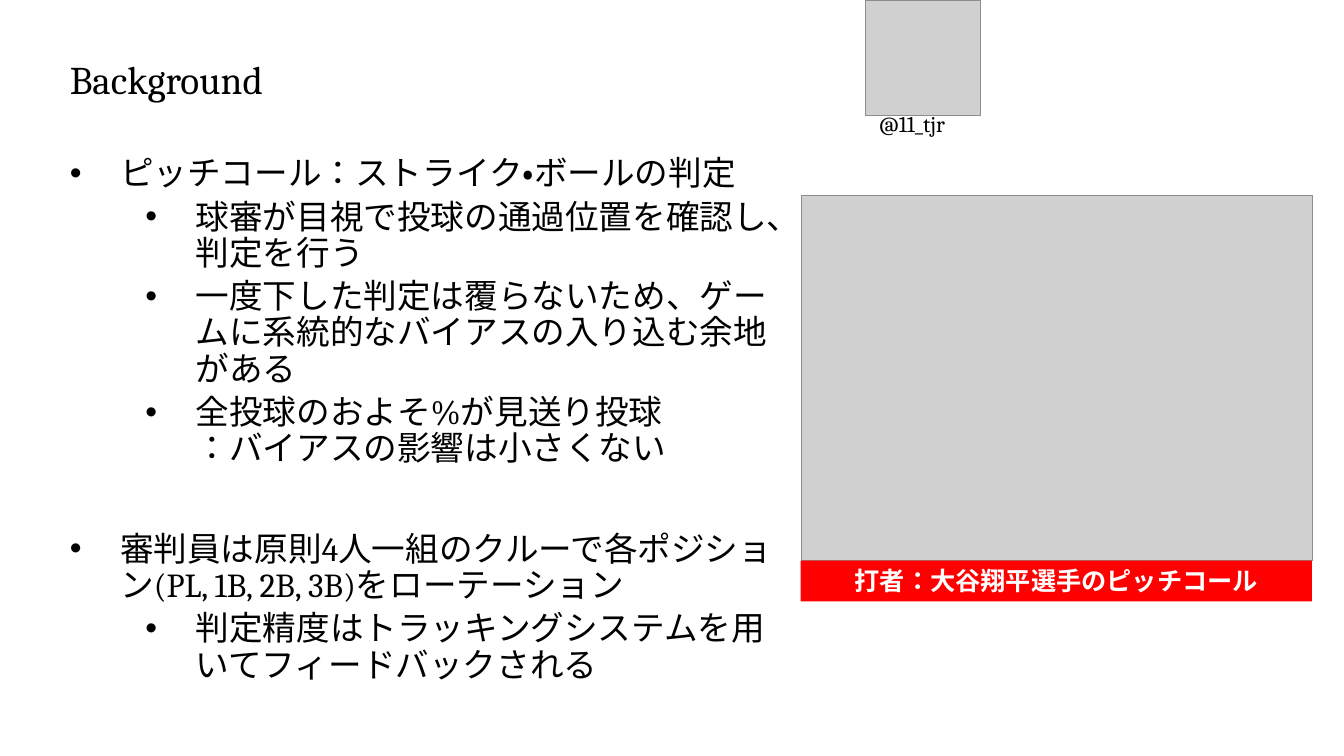
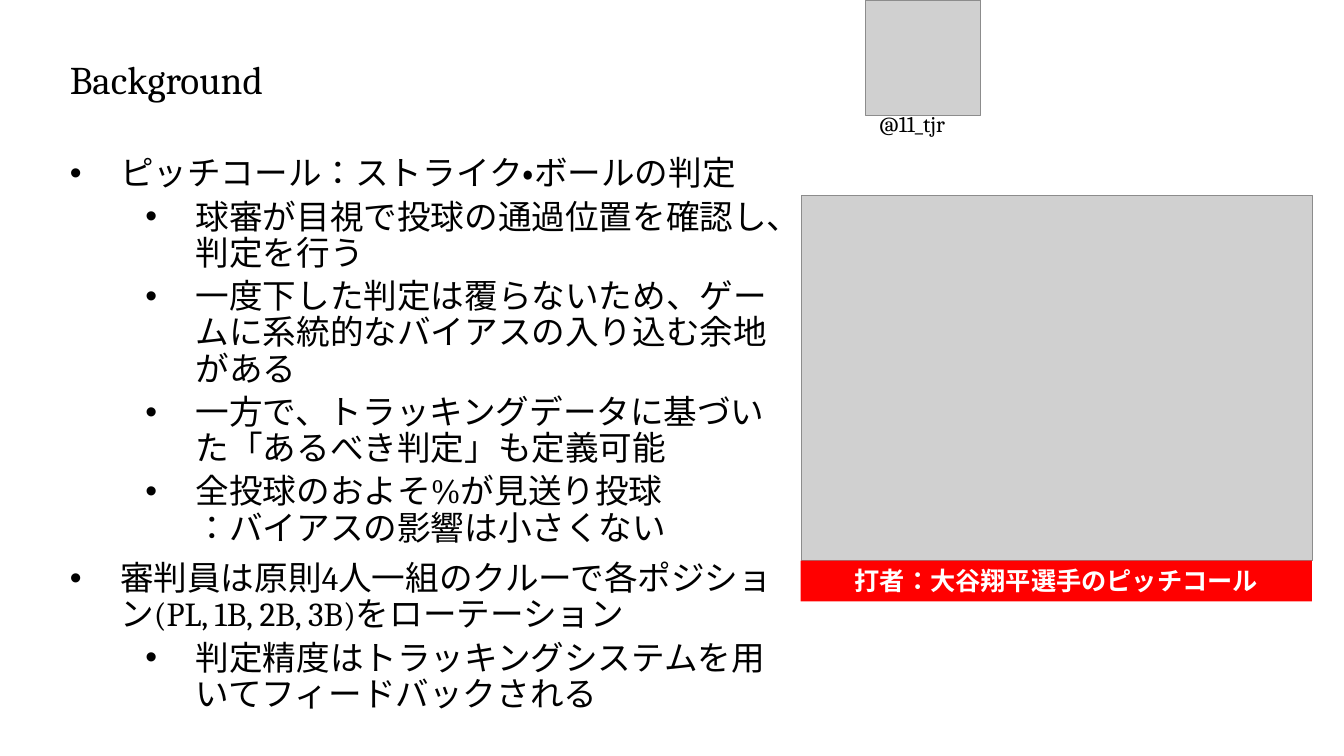
Before and after one commit to T-Reio/ballgame_analysis, a slide deck: slide 6 of slides/spoana13.pptx. Drawn at 1344x756 pixels with LibreOffice and Linux fonts; fonts in the diff are those of the drawing; grey boxes stand for pictures; background and template pictures are left out. Boxes give left, top, right and bottom in pixels: in the first picture for what was removed or moved away, otherwise in the second. Text is boxed around its words. In the diff, an @@ line names an element or a change of style, - is before the commit and + after.

```diff
--- a/slides/spoana13.pptx
+++ b/slides/spoana13.pptx
@@ text at (196,395,765,463): paragraph added @@
+  • 一方で、トラッキングデータに基づいた「あるべき判定」も定義可能
```
Also in this commit, not shown: 5 other slides changed.
